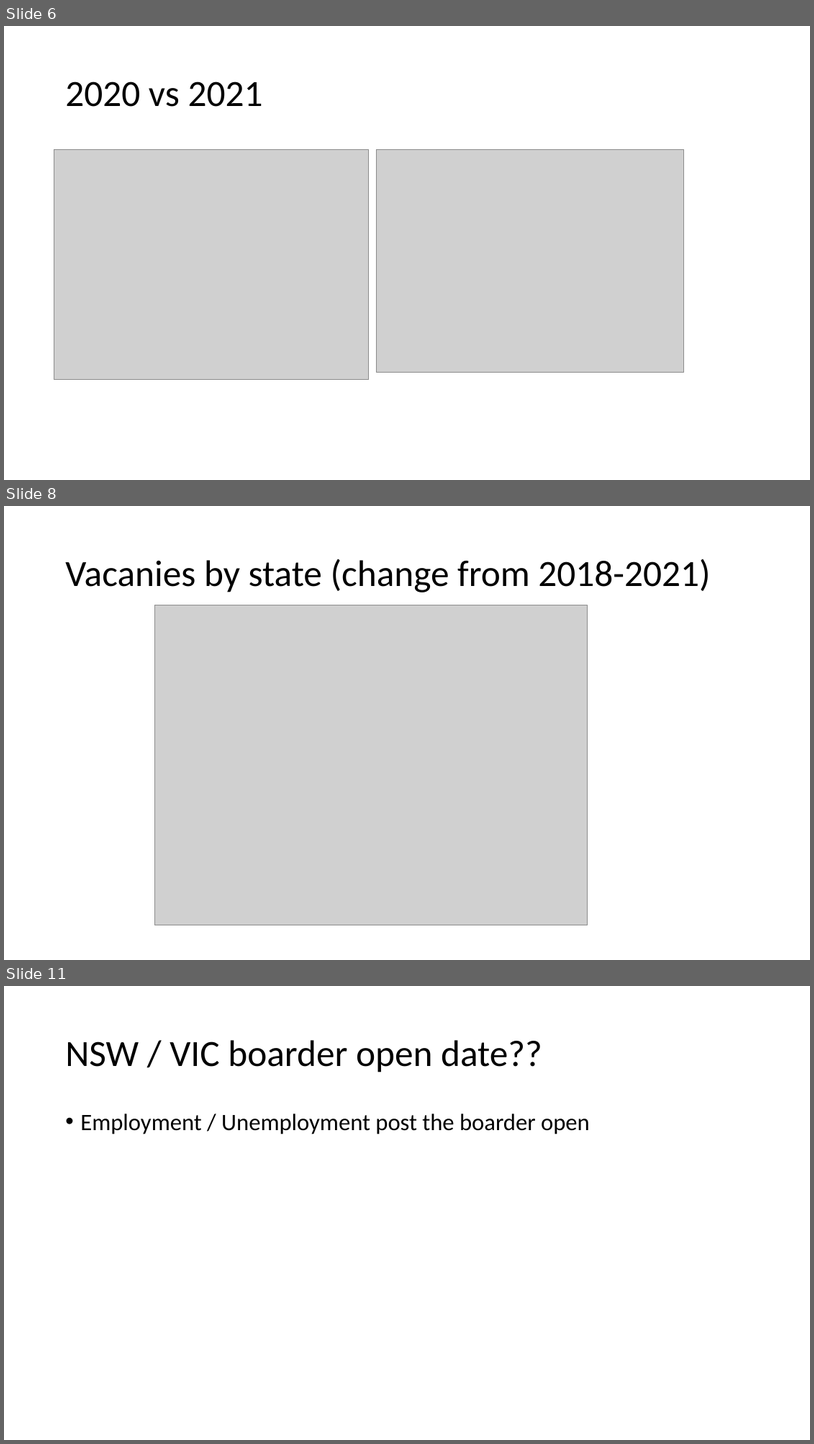
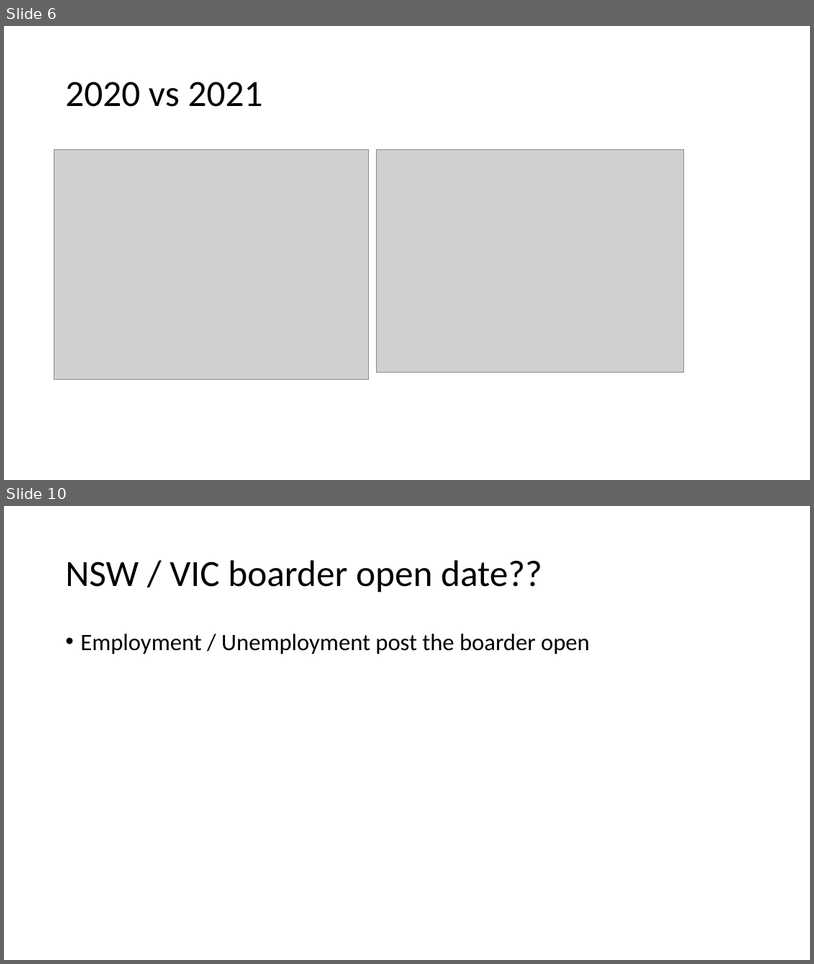
Before and after one commit to CarmenK2/GroupProject1, a slide deck: Presentation_ppt.pptx. Shown one above the other, each under a label of ours: slides 6, 8 and 11 before the commit, slides 6 and 10 after it; the slides between them are not shown. The pictures are 814x1444 and 814x964 pixels, drawn with LibreOffice and Linux fonts; fonts in the diff are those of the drawing; grey boxes stand for pictures. Boxes give left, top, right and bottom in pixels: in the first picture for what was removed or moved away, otherwise in the second. Text is boxed around its words. In the diff, an @@ line names an element or a change of style, - is before the commit and + after.

```diff
--- a/Presentation_ppt.pptx
+++ b/Presentation_ppt.pptx
@@ slide 8 removed at <box>4,506,810,960</box>, background #FFFFFF @@
@@ title removed at <box>65,559,710,592</box> @@
-Vacanies by state (change from 2018-2021)
@@ picture removed at <box>154,605,587,925</box> @@
@@ what was slide 11 is now slide 10 @@
```
Also in this commit, not shown: 2 slides changed, 1 slide added, 1 other slide removed, 5 other files.
